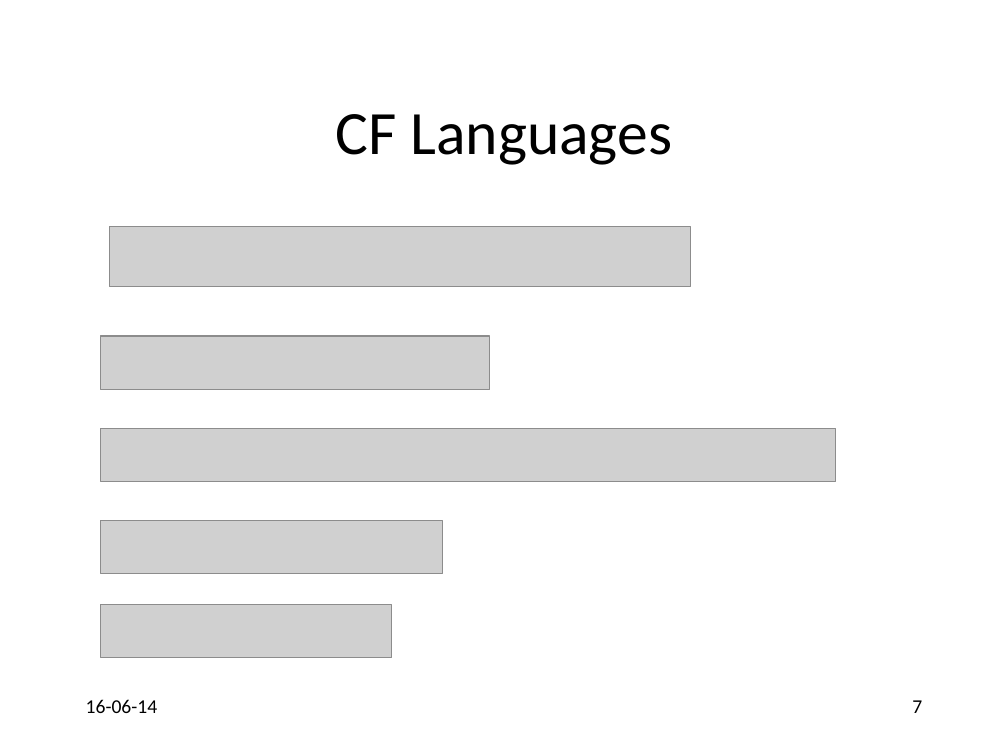
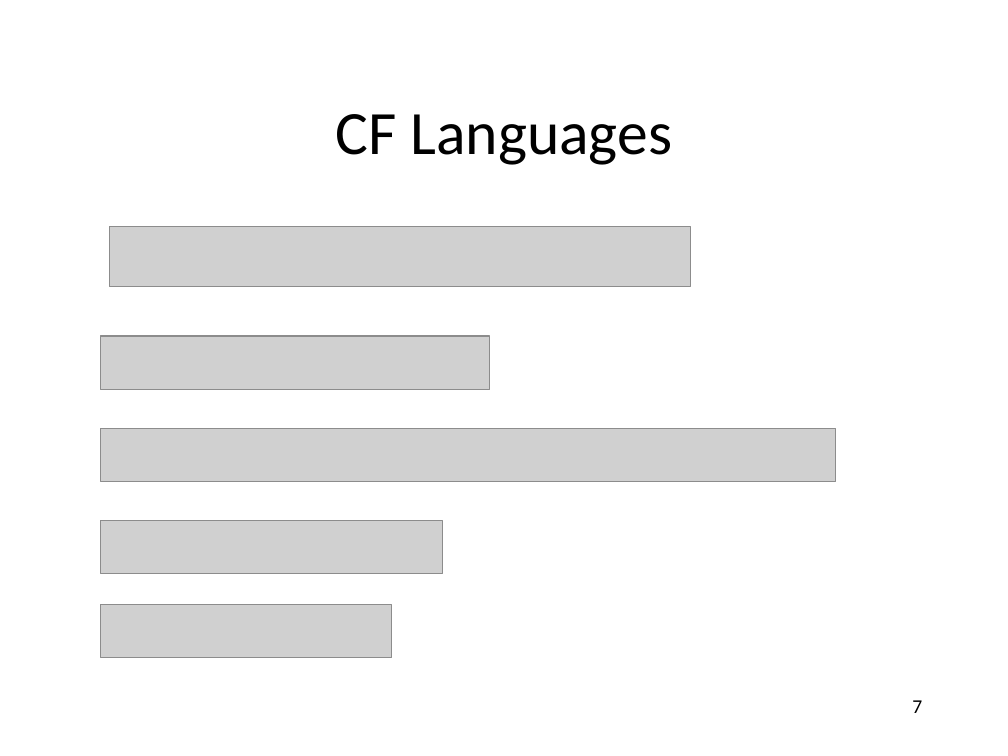
Before and after one commit to anoopsarkar/compilers-class, a slide deck: slide 7 of assets/ppt/cfg/cfg3-pda.pptx. Drawn at 1008x756 pixels with LibreOffice and Linux fonts; fonts in the diff are those of the drawing; grey boxes stand for pictures. Boxes give left, top, right and bottom in pixels: in the first picture for what was removed or moved away, otherwise in the second. Text is boxed around its words. In the diff, an @@ line names an element or a change of style, - is before the commit and + after.

```diff
--- a/assets/ppt/cfg/cfg3-pda.pptx
+++ b/assets/ppt/cfg/cfg3-pda.pptx
@@ text removed at [86,699,158,713] @@
-16-06-14
```
Also in this commit, not shown: 7 other slides changed, 5 other files.
